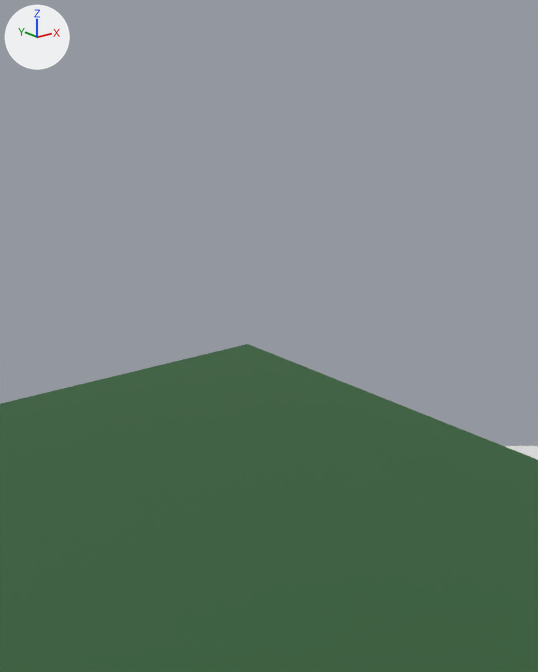
Before and after pictures for a commit that changed the glTF model assets/maps/level_0.glb.
Camera for both pictures: a 50 mm lens placed at (-8.95, -7.67, 10.22), pointed at (-5.19, -2.96, 8.34). The axes (+X, +Y, +Z) are drawn at upper left. The lights are the same throughout. The first picture is the older version. Where no turn or scale is listed for an object, it has been applied to the vertices.
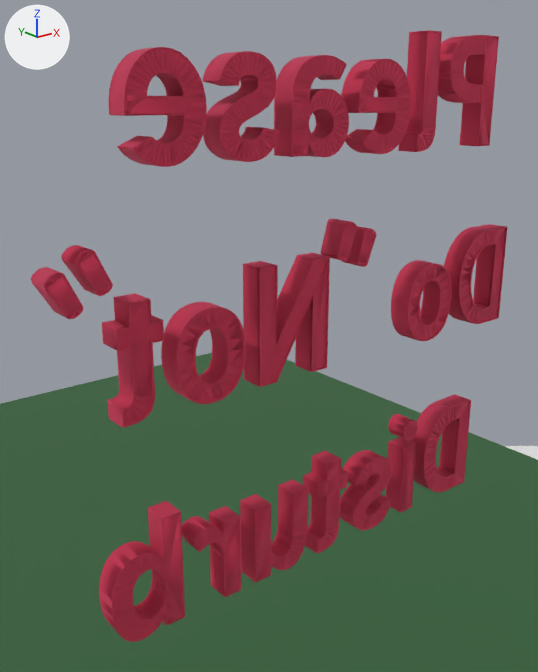
Commit message: Fix levels

Boxes [x1, y1, x2, y2] around the edits, measured in the pictures (538 x 672 px):
'Text.035', added (red)
    after: [243, 253, 330, 387]
'Text.017', added (red)
    after: [109, 47, 207, 167]
'Text.001', added (red)
    after: [99, 501, 185, 642]
'Text.034', added (red)
    after: [161, 302, 246, 404]
'Text.020', added (red)
    after: [274, 55, 349, 157]
'Text.019', added (red)
    after: [203, 51, 279, 162]
'Text.033', added (red)
    after: [102, 293, 164, 428]
'Text.045', added (red)
    after: [438, 35, 499, 146]
'Text.027', added (red)
    after: [240, 479, 308, 583]
'Text.043', added (red)
    after: [341, 59, 411, 154]
'Text.037', added (red)
    after: [444, 224, 507, 324]
'Text.010', added (red)
    after: [410, 394, 471, 492]
'Text.036', added (red)
    after: [391, 260, 452, 341]
'Text.044', added (red)
    after: [398, 30, 442, 152]
'Text.026', added (red)
    after: [181, 506, 241, 597]
'Text.029', added (red)
    after: [339, 450, 392, 530]
'Text.028', added (red)
    after: [303, 451, 348, 554]
'Text.031', added (red)
    after: [386, 437, 416, 513]
'Text.016', added (red)
    after: [31, 267, 83, 319]
'Text.039', added (red)
    after: [61, 245, 113, 296]
'Text.046', added (red)
    after: [321, 219, 357, 261]
'Text.025', added (red)
    after: [342, 226, 376, 267]
'Text.030', added (red)
    after: [388, 414, 418, 441]

The change, as a diff of the scene's bpy script:
```diff
--- a/assets/maps/level_0.glb.py
+++ b/assets/maps/level_0.glb.py
@@ ob_text_046 @@
+ob_text_046 = bpy.data.objects.new('Text.046', me_text_136)  # 145 vertices, 348 faces; spans x 1.896..2.11, y -0.01..0.2, z 2.222..2.544; in mat_blue_plastic_001 (red #d4506e)
+ob_text_046.location = (-6.63, -3.29, 6.74)
@@ ob_text_045 @@
+ob_text_045 = bpy.data.objects.new('Text.045', me_text_135)  # 616 vertices, 1444 faces; spans x 3.184..3.835, y -0.01..0.2, z 3.088..4.047; in mat_blue_plastic_001 (red #d4506e)
+ob_text_045.location = (-6.63, -3.29, 6.74)
@@ ob_text_044 @@
+ob_text_044 = bpy.data.objects.new('Text.044', me_text_134)  # 94 vertices, 218 faces; spans x 2.802..3.033, y -0.01..0.2, z 3.069..4.046; in mat_blue_plastic_001 (red #d4506e)
+ob_text_044.location = (-6.63, -3.29, 6.74)
@@ ob_text_043 @@
+ob_text_043 = bpy.data.objects.new('Text.043', me_text_133)  # 510 vertices, 1202 faces; spans x 2.079..2.697, y -0.01..0.2, z 3.069..3.811; in mat_blue_plastic_001 (red #d4506e)
+ob_text_043.location = (-6.63, -3.29, 6.74)
@@ ob_text_039 @@
+ob_text_039 = bpy.data.objects.new('Text.039', me_text_129)  # 145 vertices, 341 faces; spans x -0.386..-0.139, y -0.01..0.2, z 2.273..2.584; in mat_blue_plastic_001 (red #d4506e)
+ob_text_039.location = (-6.63, -3.29, 6.74)
@@ ob_text_037 @@
+ob_text_037 = bpy.data.objects.new('Text.037', me_text_127)  # 324 vertices, 740 faces; spans x 3.532..4.244, y -0.017..0.194, z 1.324..2.283; in mat_blue_plastic_001 (red #d4506e)
+ob_text_037.location = (-6.63, -3.29, 6.74)
@@ ob_text_036 @@
+ob_text_036 = bpy.data.objects.new('Text.036', me_text_126)  # 336 vertices, 768 faces; spans x 2.799..3.42, y -0.017..0.194, z 1.305..2.048; in mat_blue_plastic_001 (red #d4506e)
+ob_text_036.location = (-6.63, -3.29, 6.74)
@@ ob_text_035 @@
+ob_text_035 = bpy.data.objects.new('Text.035', me_text_125)  # 70 vertices, 152 faces; spans x 1.076..1.801, y -0.017..0.194, z 1.324..2.283; in mat_blue_plastic_001 (red #d4506e)
+ob_text_035.location = (-6.63, -3.29, 6.74)
@@ ob_text_034 @@
+ob_text_034 = bpy.data.objects.new('Text.034', me_text_124)  # 336 vertices, 768 faces; spans x 0.318..0.939, y -0.017..0.194, z 1.305..2.048; in mat_blue_plastic_001 (red #d4506e)
+ob_text_034.location = (-6.63, -3.29, 6.74)
@@ ob_text_033 @@
+ob_text_033 = bpy.data.objects.new('Text.033', me_text_123)  # 238 vertices, 536 faces; spans x -0.139..0.225, y -0.017..0.194, z 1.314..2.195; in mat_blue_plastic_001 (red #d4506e)
+ob_text_033.location = (-6.63, -3.29, 6.74)
@@ ob_text_031 @@
+ob_text_031 = bpy.data.objects.new('Text.031', me_text_121)  # 22 vertices, 50 faces; spans x 2.873..3.042, y -0.008..0.202, z -0.47..0.237; in mat_blue_plastic_001 (red #d4506e)
+ob_text_031.location = (-6.63, -3.29, 6.74)
@@ ob_text_030 @@
+ob_text_030 = bpy.data.objects.new('Text.030', me_text_120)  # 189 vertices, 440 faces; spans x 2.861..3.054, y -0.008..0.202, z 0.304..0.514; in mat_blue_plastic_001 (red #d4506e)
+ob_text_030.location = (-6.63, -3.29, 6.74)
@@ ob_text_029 @@
+ob_text_029 = bpy.data.objects.new('Text.029', me_text_119)  # 763 vertices, 1778 faces; spans x 2.2..2.731, y -0.008..0.202, z -0.489..0.255; in mat_blue_plastic_001 (red #d4506e)
+ob_text_029.location = (-6.63, -3.29, 6.74)
@@ ob_text_028 @@
+ob_text_028 = bpy.data.objects.new('Text.028', me_text_118)  # 202 vertices, 468 faces; spans x 1.74..2.104, y -0.008..0.202, z -0.479..0.402; in mat_blue_plastic_001 (red #d4506e)
+ob_text_028.location = (-6.63, -3.29, 6.74)
@@ ob_text_027 @@
+ob_text_027 = bpy.data.objects.new('Text.027', me_text_117)  # 357 vertices, 826 faces; spans x 1.026..1.615, y -0.008..0.202, z -0.489..0.237; in mat_blue_plastic_001 (red #d4506e)
+ob_text_027.location = (-6.63, -3.29, 6.74)
@@ ob_text_026 @@
+ob_text_026 = bpy.data.objects.new('Text.026', me_text_116)  # 242 vertices, 576 faces; spans x 0.406..0.874, y -0.008..0.202, z -0.47..0.256; in mat_blue_plastic_001 (red #d4506e)
+ob_text_026.location = (-6.63, -3.29, 6.74)
@@ ob_text_025 @@
+ob_text_025 = bpy.data.objects.new('Text.025', me_text_115)  # 149 vertices, 360 faces; spans x 2.13..2.343, y -0.01..0.2, z 2.142..2.464; in mat_blue_plastic_001 (red #d4506e)
+ob_text_025.location = (-6.63, -3.29, 6.74)
@@ ob_text_020 @@
+ob_text_020 = bpy.data.objects.new('Text.020', me_text_110)  # 763 vertices, 1797 faces; spans x 1.391..1.976, y -0.01..0.2, z 3.069..3.814; in mat_blue_plastic_001 (red #d4506e)
+ob_text_020.location = (-6.63, -3.29, 6.74)
@@ ob_text_019 @@
+ob_text_019 = bpy.data.objects.new('Text.019', me_text_109)  # 763 vertices, 1778 faces; spans x 0.741..1.273, y -0.01..0.2, z 3.069..3.812; in mat_blue_plastic_001 (red #d4506e)
+ob_text_019.location = (-6.63, -3.29, 6.74)
@@ ob_text_016 @@
+ob_text_016 = bpy.data.objects.new('Text.016', me_text_107)  # 147 vertices, 356 faces; spans x -0.603..-0.355, y -0.01..0.2, z 2.155..2.466; in mat_blue_plastic_001 (red #d4506e)
+ob_text_016.location = (-6.63, -3.29, 6.74)
@@ ob_text_010 @@
+ob_text_010 = bpy.data.objects.new('Text.010', me_text_101)  # 274 vertices, 648 faces; spans x 3.185..3.897, y -0.008..0.202, z -0.47..0.489; in mat_blue_plastic_001 (red #d4506e)
+ob_text_010.location = (-6.63, -3.29, 6.74)
@@ ob_text_001 @@
+ob_text_001 = bpy.data.objects.new('Text.001', me_text_092)  # 696 vertices, 1638 faces; spans x -0.311..0.311, y -0.008..0.202, z -0.488..0.488; in mat_blue_plastic_001 (red #d4506e)
+ob_text_001.location = (-6.63, -3.29, 6.74)
@@ ob_text_017 @@
+ob_text_017 = bpy.data.objects.new('Text.017', me_text_017)  # 510 vertices, 1206 faces; spans x 0.017..0.635, y -0.01..0.2, z 3.069..3.811; in mat_blue_plastic_001 (red #d4506e)
+ob_text_017.location = (-6.63, -3.29, 6.74)
```
